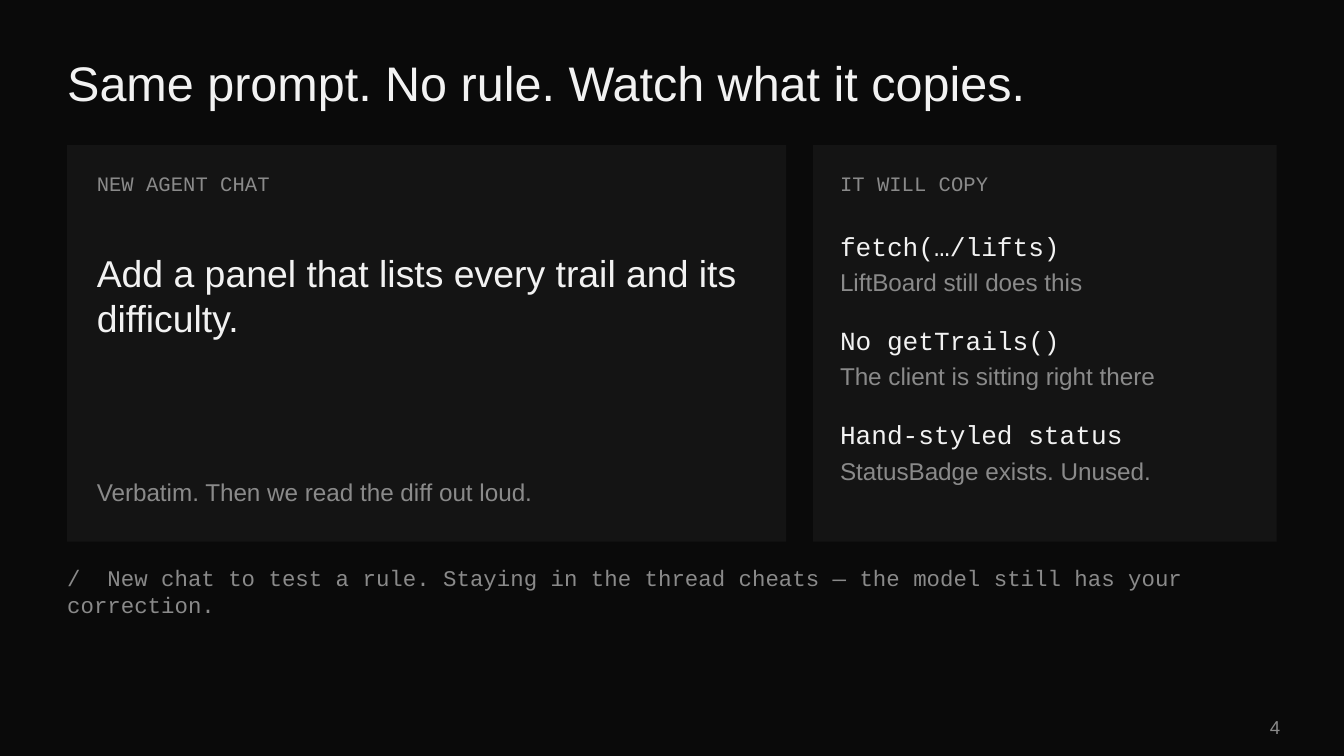
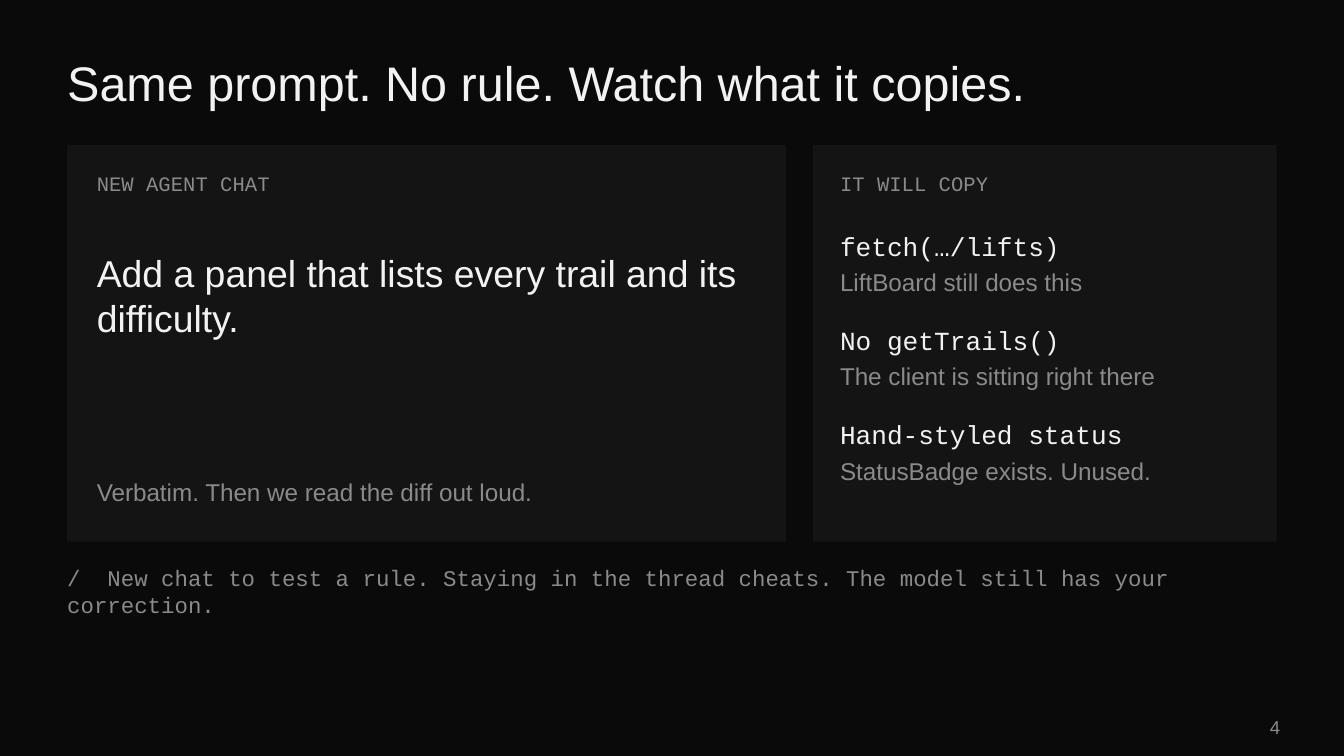
Before and after one commit to eveporcello/snowtooth-rules-teacher-guide, a slide deck: slide 4 of snowtooth-rules.pptx. Drawn at 1344x756 pixels with LibreOffice and Linux fonts; fonts in the diff are those of the drawing. Boxes give left, top, right and bottom in pixels: in the first picture for what was removed or moved away, otherwise in the second. Text is boxed around its words. In the diff, an @@ line names an element or a change of style, - is before the commit and + after.

```diff
--- a/snowtooth-rules.pptx
+++ b/snowtooth-rules.pptx
@@ text at <box>67,570,1169,613</box>: text changed @@
-/ New chat to test a rule. Staying in the thread cheats — the model still has your correction.
+/ New chat to test a rule. Staying in the thread cheats. The model still has your correction.
```
Also in this commit, not shown: 1 other slide changed, 2 other files.
